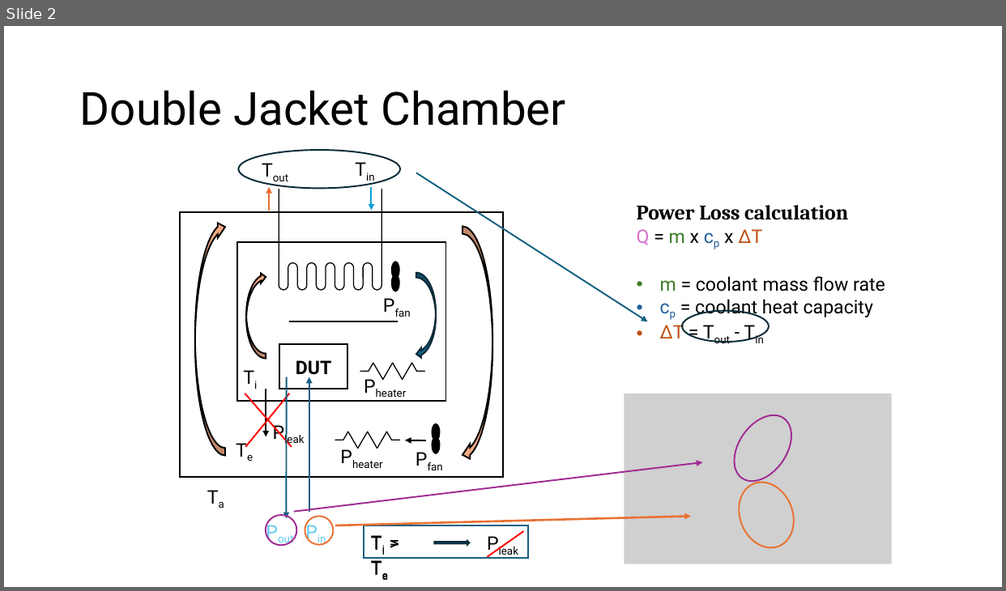
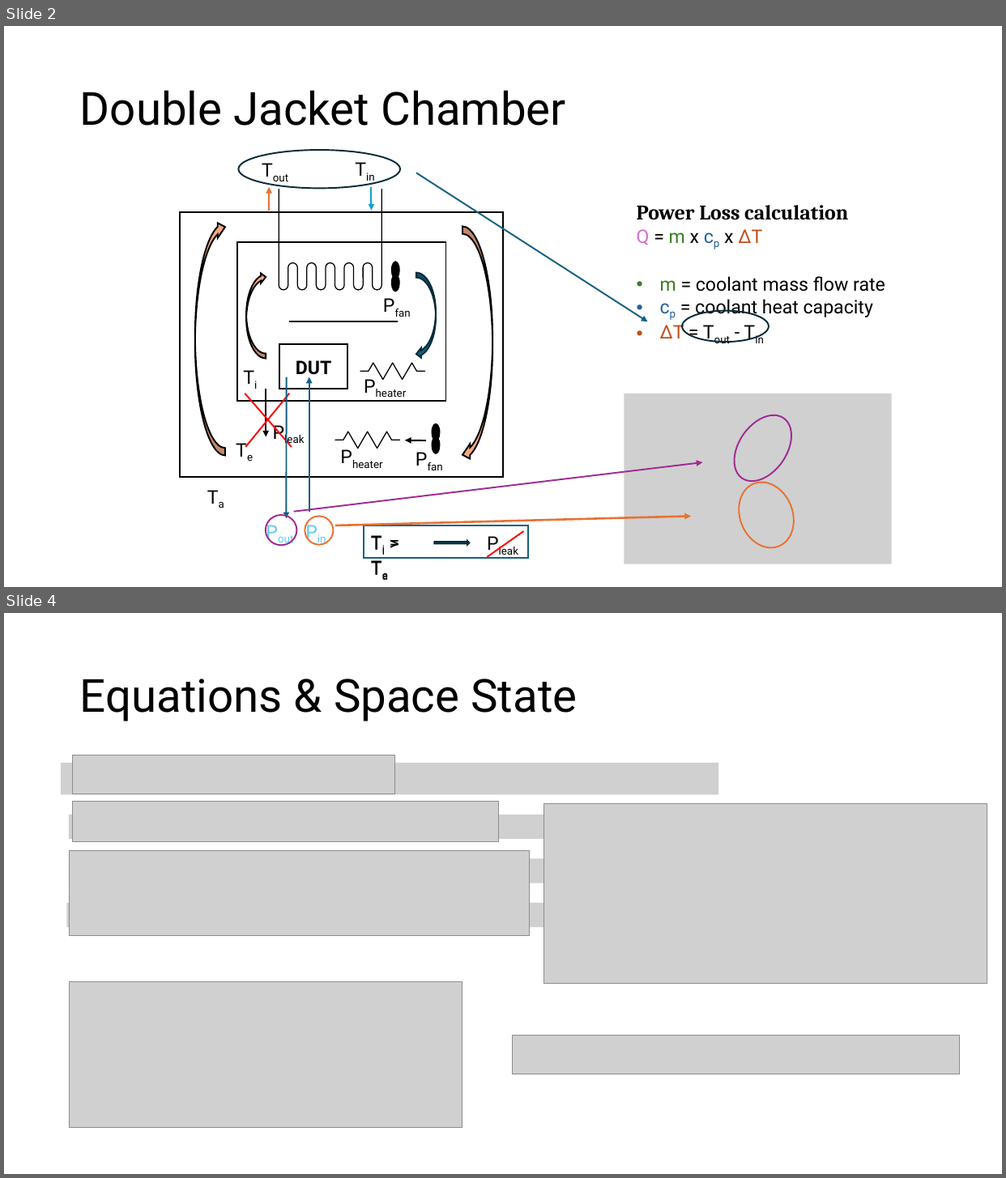
Before and after one commit to Bill-Gkionis/Roboteq-Internship, a slide deck: RoboteQ/Final.pptx. Shown one above the other, each under a label of ours: slide 2 before the commit, slides 2 and 4 after it; the slides between them are not shown. The pictures are 1006x591 and 1006x1178 pixels, drawn with LibreOffice and Linux fonts; fonts in the diff are those of the drawing; grey boxes stand for pictures. Boxes give left, top, right and bottom in pixels: in the first picture for what was removed or moved away, otherwise in the second. Text is boxed around its words. In the diff, an @@ line names an element or a change of style, - is before the commit and + after.

```diff
--- a/RoboteQ/Final.pptx
+++ b/RoboteQ/Final.pptx
@@ slide 4 added at (x1=4, y1=613, x2=1002, y2=1174), background #FFFFFF @@
@@ title added at (x1=80, y1=679, x2=577, y2=722), 44 pt, text #000000 @@
+Equations & Space State
@@ picture added at (x1=73, y1=756, x2=395, y2=794) @@
@@ picture added at (x1=61, y1=763, x2=719, y2=795) @@
@@ picture added at (x1=73, y1=801, x2=499, y2=841) @@
@@ picture added at (x1=543, y1=804, x2=987, y2=983) @@
@@ picture added at (x1=68, y1=815, x2=802, y2=839) @@
@@ picture added at (x1=69, y1=851, x2=530, y2=936) @@
@@ picture added at (x1=68, y1=858, x2=933, y2=884) @@
@@ picture added at (x1=67, y1=903, x2=931, y2=927) @@
@@ picture added at (x1=69, y1=982, x2=462, y2=1127) @@
@@ picture added at (x1=513, y1=1035, x2=960, y2=1075) @@
```
Also in this commit, not shown: 1 slide changed, 5 other slides added, 1 other file.
